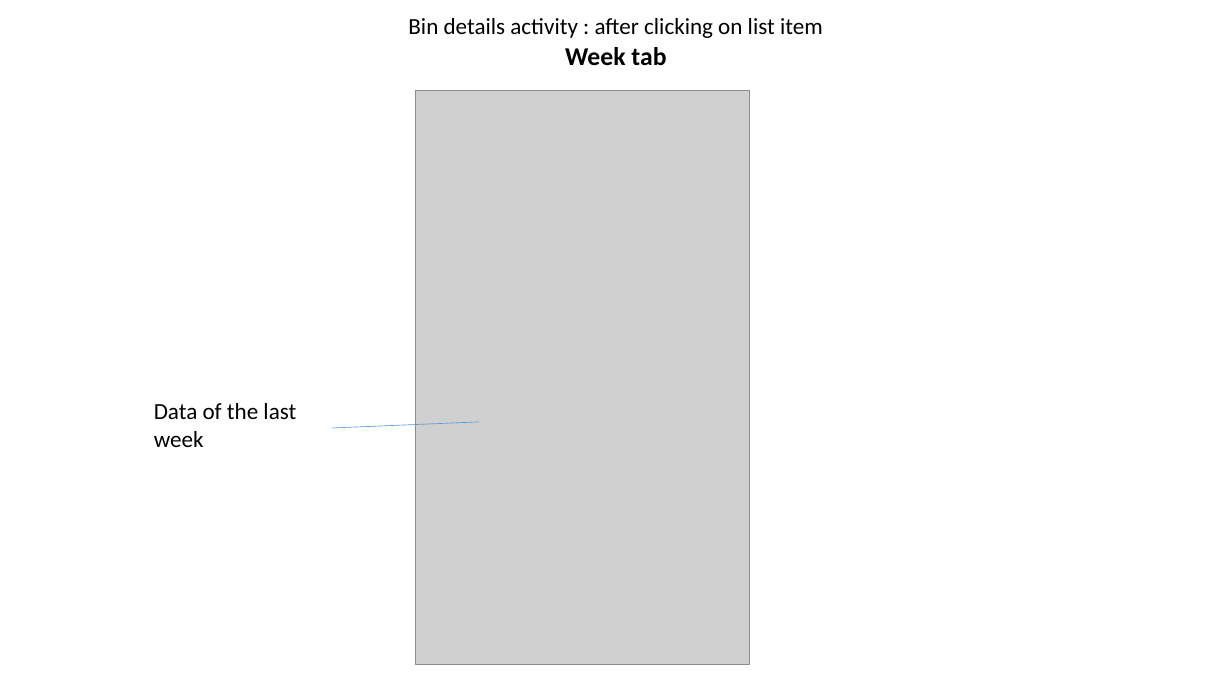
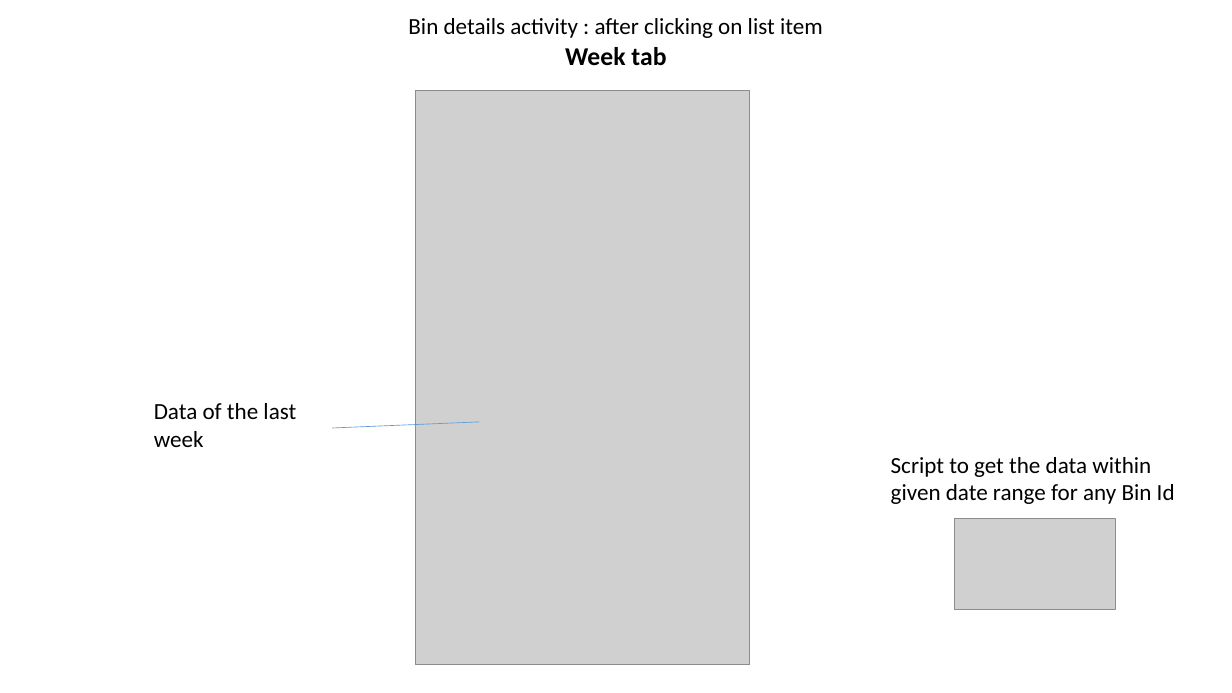
Before and after one commit to priti-p/SmartBin, a slide deck: slide 3 of Smart Bin.pptx. Drawn at 1232x693 pixels with LibreOffice and Linux fonts; fonts in the diff are those of the drawing; grey boxes stand for pictures. Boxes give left, top, right and bottom in pixels: in the first picture for what was removed or moved away, otherwise in the second. Text is boxed around its words. In the diff, an @@ line names an element or a change of style, - is before the commit and + after.

```diff
--- a/Smart Bin.pptx
+++ b/Smart Bin.pptx
@@ text added at (891,457,1175,504), 18 pt, text #000000 @@
+Script to get the data within given date range for any Bin Id
@@ picture added at (955,519,1116,610) @@
```
Also in this commit, not shown: 3 other slides changed.
